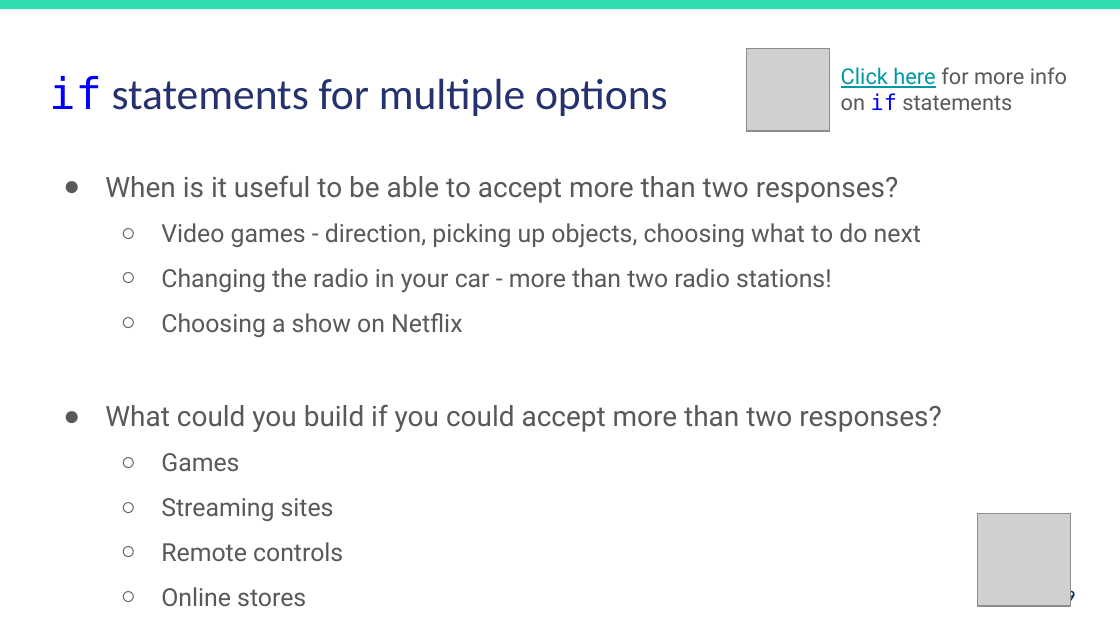
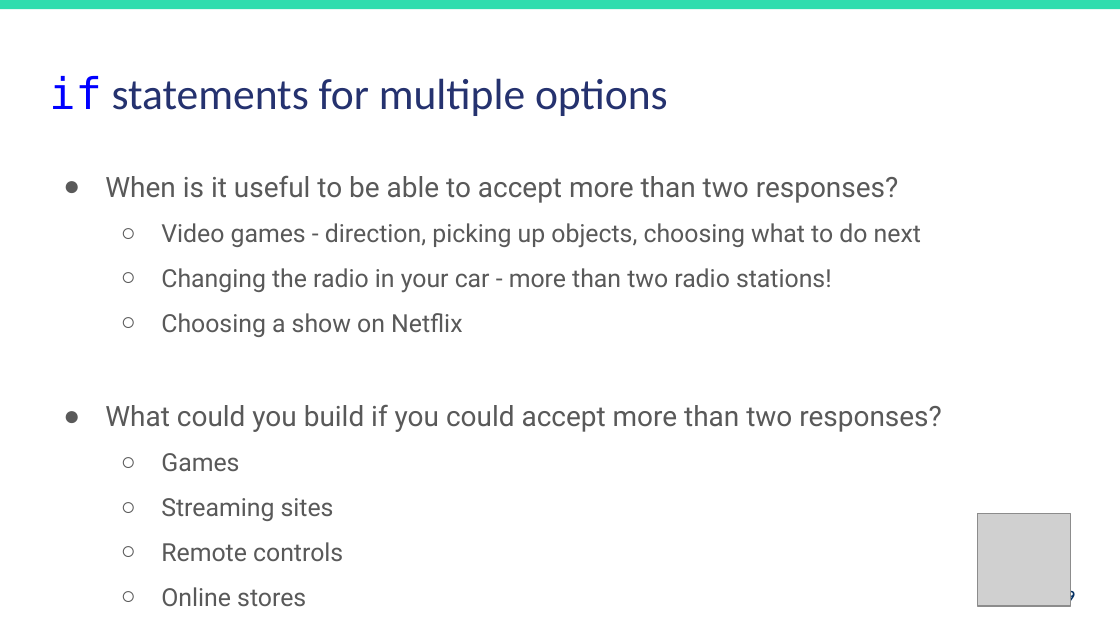
Before and after one commit to duari132/6iec-intermediate-coding, a slide deck: slide 9 of Lesson-3-Decisions,-Decisions/Lesson-3-Decisions-Decisions.pptx. Drawn at 1120x630 pixels with LibreOffice and Linux fonts; fonts in the diff are those of the drawing; grey boxes stand for pictures. Boxes give left, top, right and bottom in pixels: in the first picture for what was removed or moved away, otherwise in the second. Text is boxed around its words. In the diff, an @@ line names an element or a change of style, - is before the commit and + after.

```diff
--- a/Lesson-3-Decisions,-Decisions/Lesson-3-Decisions-Decisions.pptx
+++ b/Lesson-3-Decisions,-Decisions/Lesson-3-Decisions-Decisions.pptx
@@ picture removed at (x1=747, y1=48, x2=830, y2=131) @@
@@ text removed at (x1=841, y1=67, x2=1067, y2=110) @@
-Click here for more info on if statements
```
Also in this commit, not shown: 4 other slides changed.
